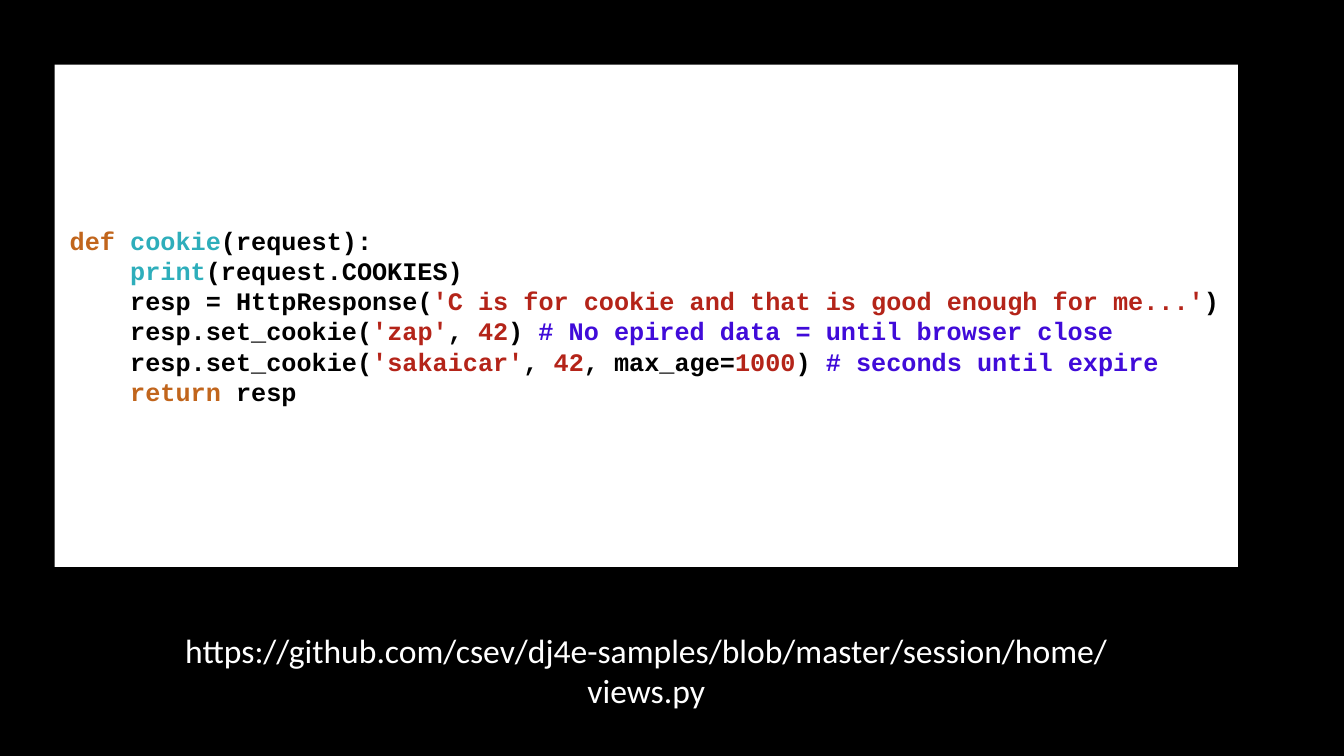
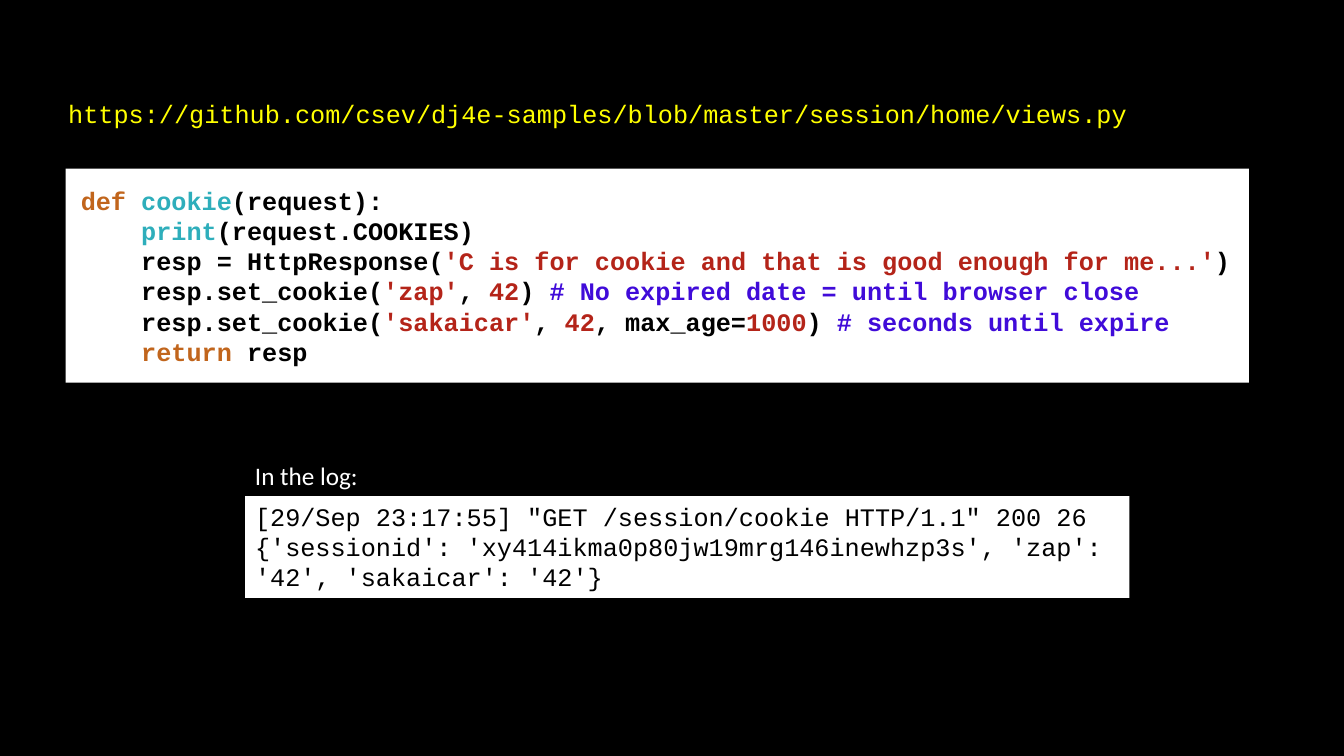
Before and after one commit to csev/dj4e, a slide deck: slide 8 of lectures/DJ-07-Cookies-Sessions.pptx. Drawn at 1344x756 pixels with LibreOffice and Linux fonts; fonts in the diff are those of the drawing. Boxes give left, top, right and bottom in pixels: in the first picture for what was removed or moved away, otherwise in the second. Text is boxed around its words. In the diff, an @@ line names an element or a change of style, - is before the commit and + after.

```diff
--- a/lectures/DJ-07-Cookies-Sessions.pptx
+++ b/lectures/DJ-07-Cookies-Sessions.pptx
@@ text "https://github.com/csev/dj4e-samples/blob/master/session/hom ...": place and size @@
-text "https://github.com/csev/dj4e-samples/blob/master/session/hom ..." at [185, 639, 1107, 709]
+text "https://github.com/csev/dj4e-samples/blob/master/session/hom ..." at [68, 104, 1126, 129]
@@ text "https://github.com/csev/dj4e-samples/blob/master/session/hom ..." at [68, 104, 1126, 129]: size 24 to 18 pt, font Calibri to Courier New, text colour #FFFFFF to #FFFF00 @@
@@ rectangle "def cookie(request):": place and size @@
-rectangle "def cookie(request):" at [54, 65, 1238, 567]
+rectangle "def cookie(request):" at [66, 168, 1249, 382]
@@ text in rectangle at [141, 282, 1140, 306]: text changed @@
-resp.set_cookie('zap', 42) # No epired data = until browser close
+resp.set_cookie('zap', 42) # No expired date = until browser close
@@ text added at [255, 467, 358, 490], 18 pt, text #FFFFFF @@
+In the log:
@@ rectangle added at [245, 496, 1129, 598], fill #FFFFFF, 18 pt, text #000000 @@
+[29/Sep 23:17:55] "GET /session/cookie HTTP/1.1" 200 26
+{'sessionid': 'xy414ikma0p80jw19mrg146inewhzp3s', 'zap': '42', 'sakaicar': '42'}
```
Also in this commit, not shown: 7 other slides changed, 7 slides added, 6 slides removed, 7 other files.
